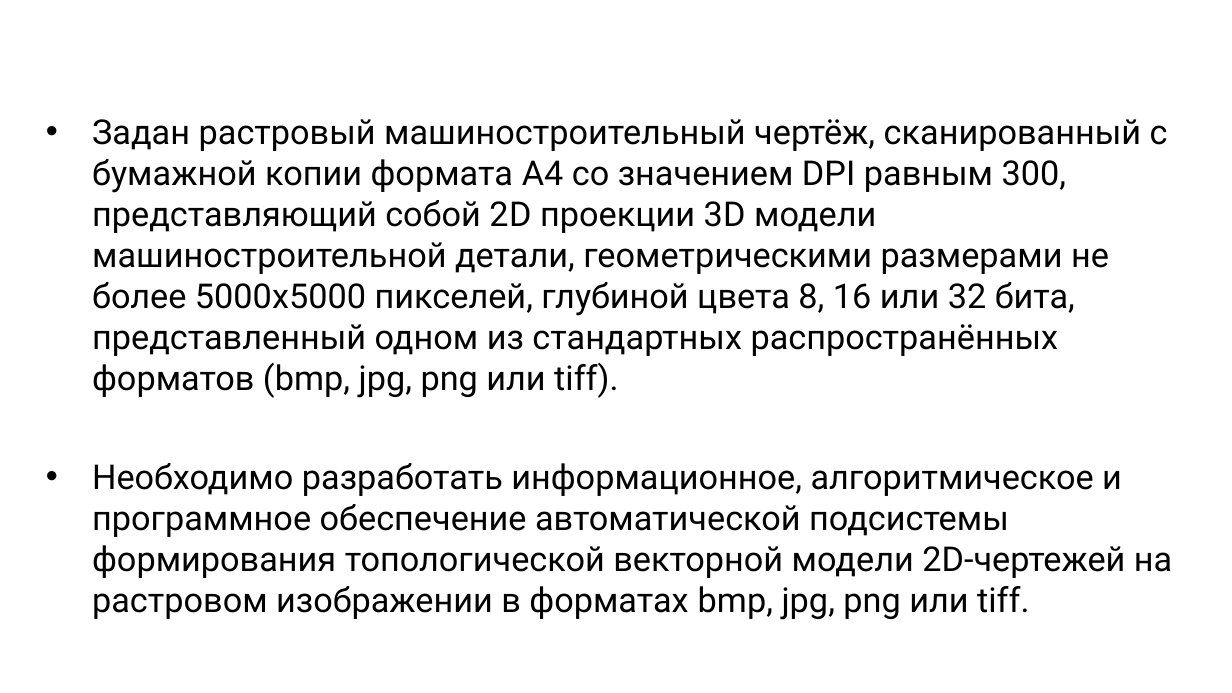
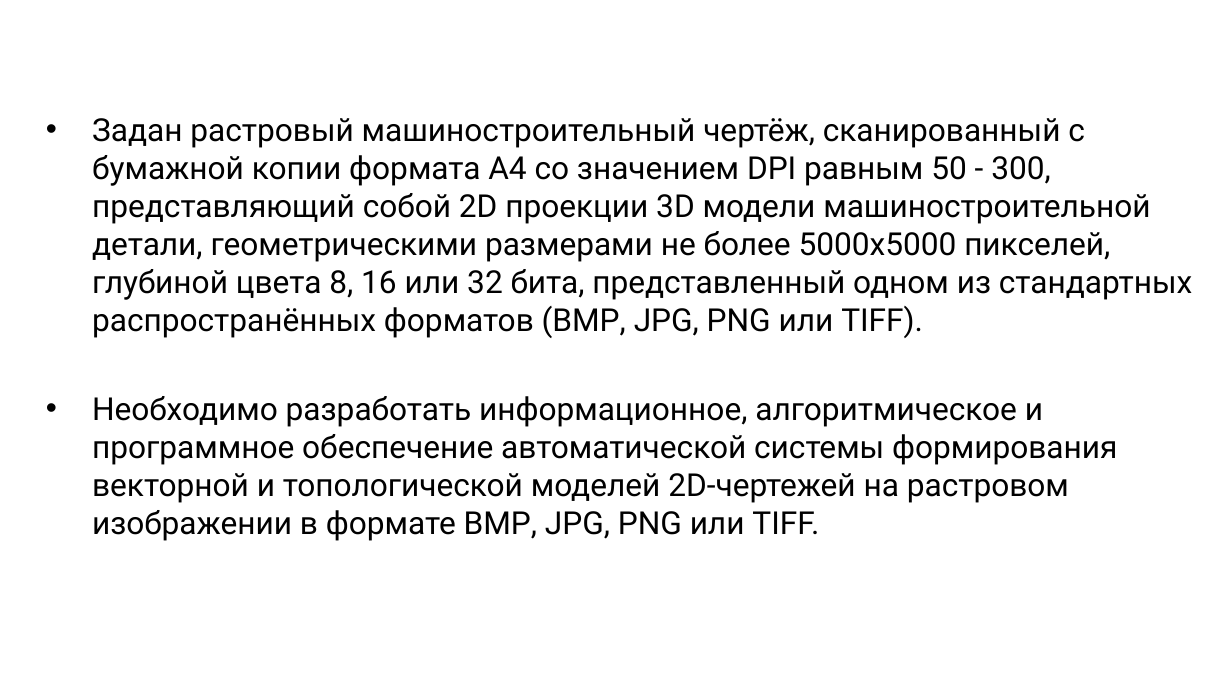
Before and after one commit to alexdegtev/FormingVectorModel, a slide deck: slide 5 of docs/Магистерская диссертация. Дёгтев А.С. 1.ppt. Drawn at 1232x693 pixels with LibreOffice and Linux fonts; fonts in the diff are those of the drawing; background and template pictures are left out. Boxes give left, top, right and bottom in pixels: in the first picture for what was removed or moved away, otherwise in the second. Text is boxed around its words. In the diff, an @@ line names an element or a change of style, - is before the commit and + after.

```diff
--- a/docs/Магистерская диссертация. Дёгтев А.С. 1.ppt
+++ b/docs/Магистерская диссертация. Дёгтев А.С. 1.ppt
@@ text at <box>92,118,1192,541</box>: text changed; size 20 to 18.5 pt @@
-• Задан растровый машиностроительный чертёж, сканированный с бумажной копии формата A4 со значением DPI равным 300, представляющий собой 2D проекции 3D модели машиностроительной детали, геометрическими размерами не более 5000x5000 пикселей, глубиной цвета 8, 16 или 32 бита, представленный одном из стандартных распространённых форматов (bmp, jpg, png или tiff).
-• Необходимо разработать информационное, алгоритмическое и программное обеспечение автоматической подсистемы формирования топологической векторной модели 2D-чертежей на растровом изображении в форматах bmp, jpg, png или tiff.
+• Задан растровый машиностроительный чертёж, сканированный с бумажной копии формата A4 со значением DPI равным 50 - 300, представляющий собой 2D проекции 3D модели машиностроительной детали, геометрическими размерами не более 5000x5000 пикселей, глубиной цвета 8, 16 или 32 бита, представленный одном из стандартных распространённых форматов (BMP, JPG, PNG или TIFF).
+• Необходимо разработать информационное, алгоритмическое и программное обеспечение автоматической системы формирования векторной и топологической моделей 2D-чертежей на растровом изображении в формате BMP, JPG, PNG или TIFF.
```
Also in this commit, not shown: 6 other slides changed, 9 other files.
